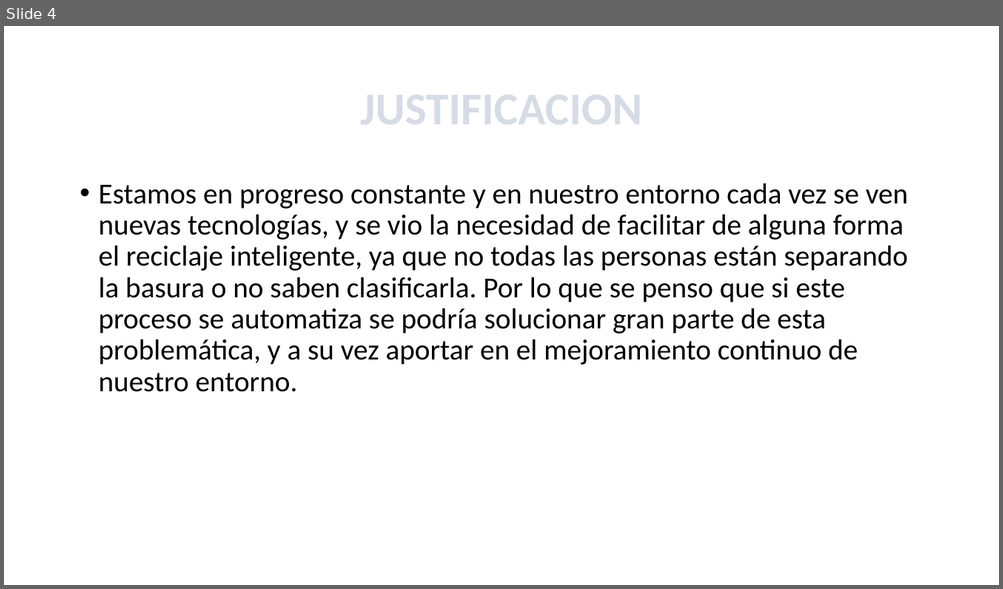
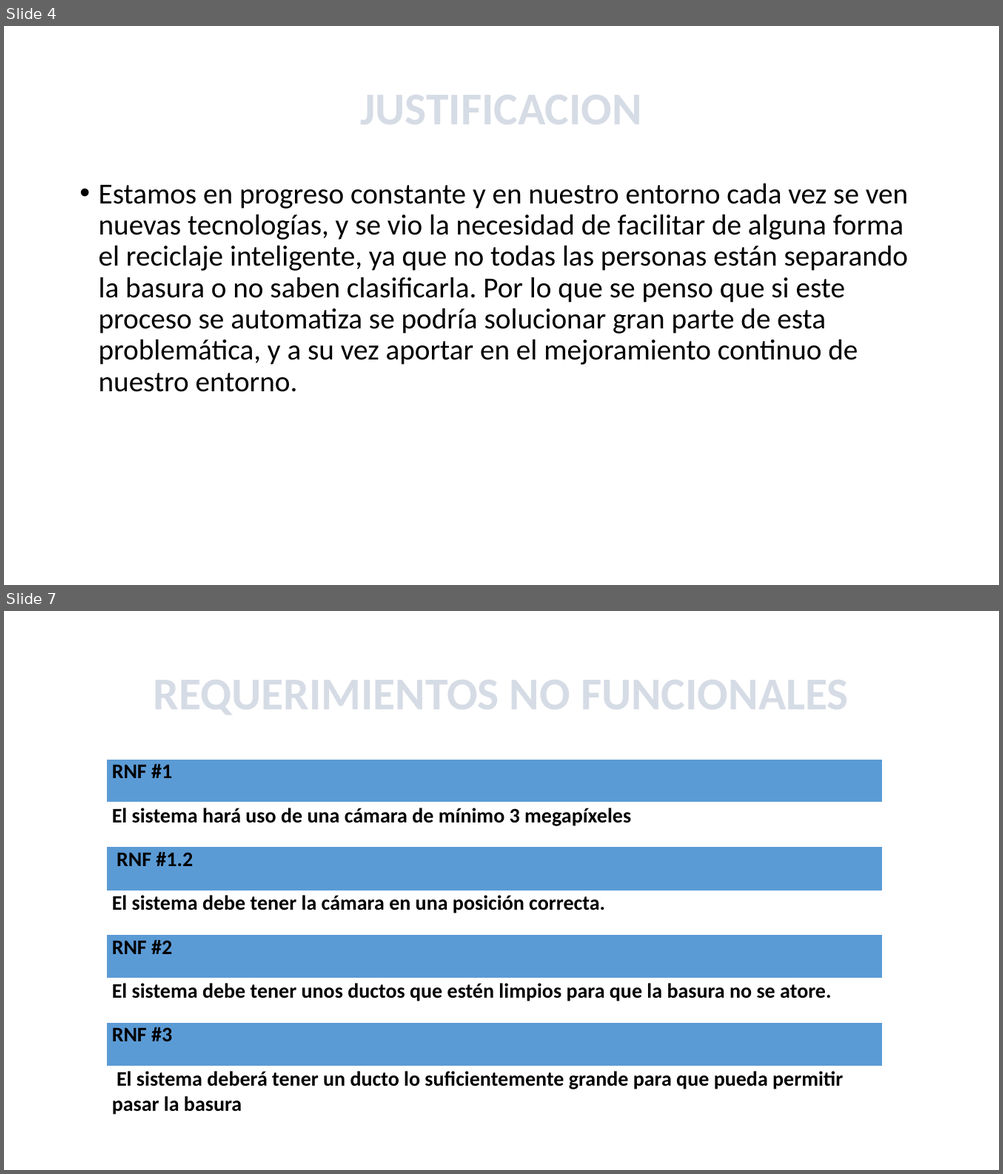
Before and after one commit to Kathar6/A.R.I, a slide deck: RECICLAJE INTELIGENTE.pptx. Shown one above the other, each under a label of ours: slide 4 before the commit, slides 4 and 7 after it; the slides between them are not shown. The pictures are 1003x589 and 1003x1174 pixels, drawn with LibreOffice and Linux fonts; fonts in the diff are those of the drawing; background and template pictures are left out. Boxes give left, top, right and bottom in pixels: in the first picture for what was removed or moved away, otherwise in the second. Text is boxed around its words. In the diff, an @@ line names an element or a change of style, - is before the commit and + after.

```diff
--- a/RECICLAJE INTELIGENTE.pptx
+++ b/RECICLAJE INTELIGENTE.pptx
@@ slide 7 added at <box>4,611,999,1170</box>, background picture (left out) @@
@@ title added at <box>153,680,848,715</box>, 44 pt, text pattern #44546A on #D6DCE5, bold @@
+REQUERIMIENTOS NO FUNCIONALES
@@ table added at <box>106,760,882,1155</box>, 8 rows, 1 columns @@
+RNF #1
+El sistema hará uso de una cámara de mínimo 3 megapíxeles
+RNF #1.2
+El sistema debe tener la cámara en una posición correcta.
+RNF #2
+El sistema debe tener unos ductos que estén limpios para que la basura no se atore.
+RNF #3
+El sistema deberá tener un ducto lo suficientemente grande para que pueda permitir pasar la basura
```
Also in this commit, not shown: 2 other slides added, 1 slide removed, 3 other files.
